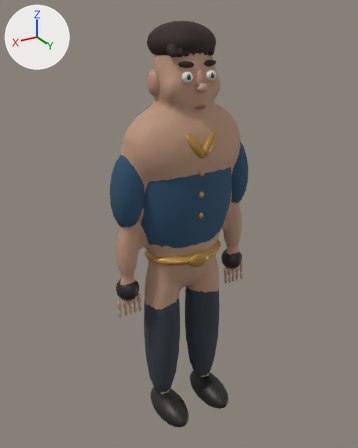
Two versions of the glTF model SYSTEM-WORLD-3D/assets/characters/SYSTEM_Humanoid_Child_Male.glb, one commit apart.
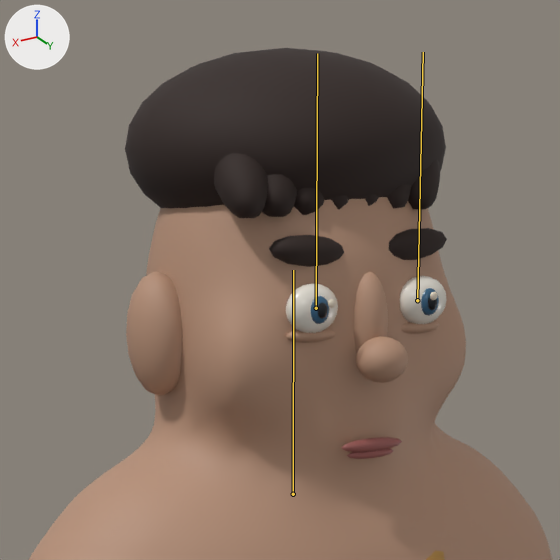
Each version is shown whole from a camera (50 mm lens) standing at (0.793, 1.297, 1.42) and looking at (0.009, -0.01, 0.766), then close up on the part from 33% to 67% of the width and 2% to 29% of the height. The axes (+X, +Y, +Z) are drawn at upper left. The lights are the same throughout. The older version's two pictures come first. The bones that change, and the others that lie on the model, are drawn over the model as lines in the close-ups.

The first close-up shows 'SYSTEM_Humanoid_Child_Male_Body', 'SYSTEM_Humanoid_Child_Male_BrowLeft', 'SYSTEM_Humanoid_Child_Male_BrowRight', 'SYSTEM_Humanoid_Child_Male_EyeLeft', 'SYSTEM_Humanoid_Child_Male_EyeRight', 'SYSTEM_Humanoid_Child_Male_FaceSkin', 'SYSTEM_Humanoid_Child_Male_Hair', 'SYSTEM_Humanoid_Child_Male_Iris.002', 'SYSTEM_Humanoid_Child_Male_Mouth', 'SYSTEM_Humanoid_Child_Male_Pupils' and 1 more.
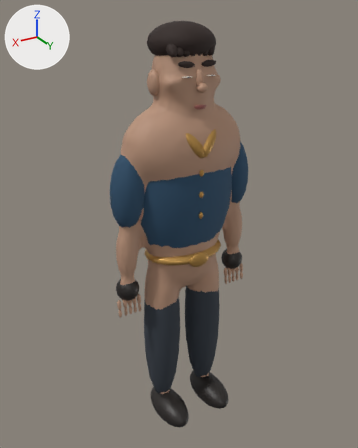
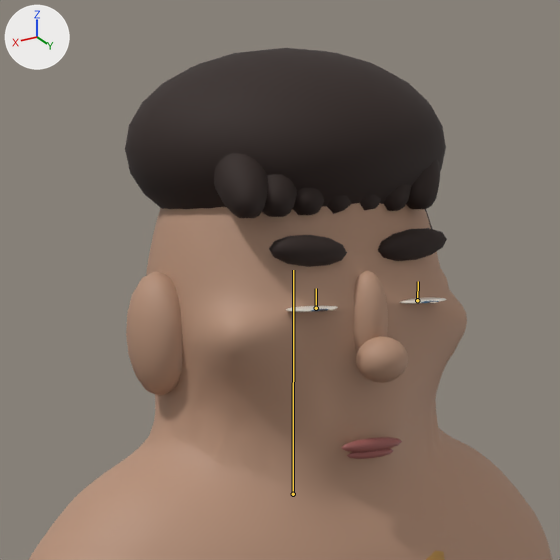
The newer file adds an action. The first version stands in its rest pose; the second is drawn at frame 24 of the action 'Facial_Blink'.

What differs and where, as boxes (x1, y1, x2, y2) in the close-ups (560 x 560 px):
'SYSTEM_Humanoid_Child_Male_Body', posed
    before: (29, 197, 552, 560)
    after: (29, 203, 552, 560)
'SYSTEM_Humanoid_Child_Male_EyeRight', posed (89% shorter)
    before: (286, 283, 338, 343)
    after: (286, 306, 338, 312)
'SYSTEM_Humanoid_Child_Male_EyeLeft', posed
    before: (399, 276, 447, 334)
    after: (400, 297, 447, 304)
bone 'eye.L', root to tip
    before: (417, 300) to (423, 52)
    after: (417, 300) to (418, 281)
bone 'eye.R', root to tip
    before: (316, 308) to (317, 53)
    after: (316, 308) to (316, 288)

The change in detail:
Bone 'eye.L' (bone_eye_l) is rescaled from (1.0, 1.0, 1.0) to (1.0, 0.08, 1.0).
Bone 'eye.R' (bone_eye_r) is rescaled from (1.0, 1.0, 1.0) to (1.0, 0.08, 1.0).
